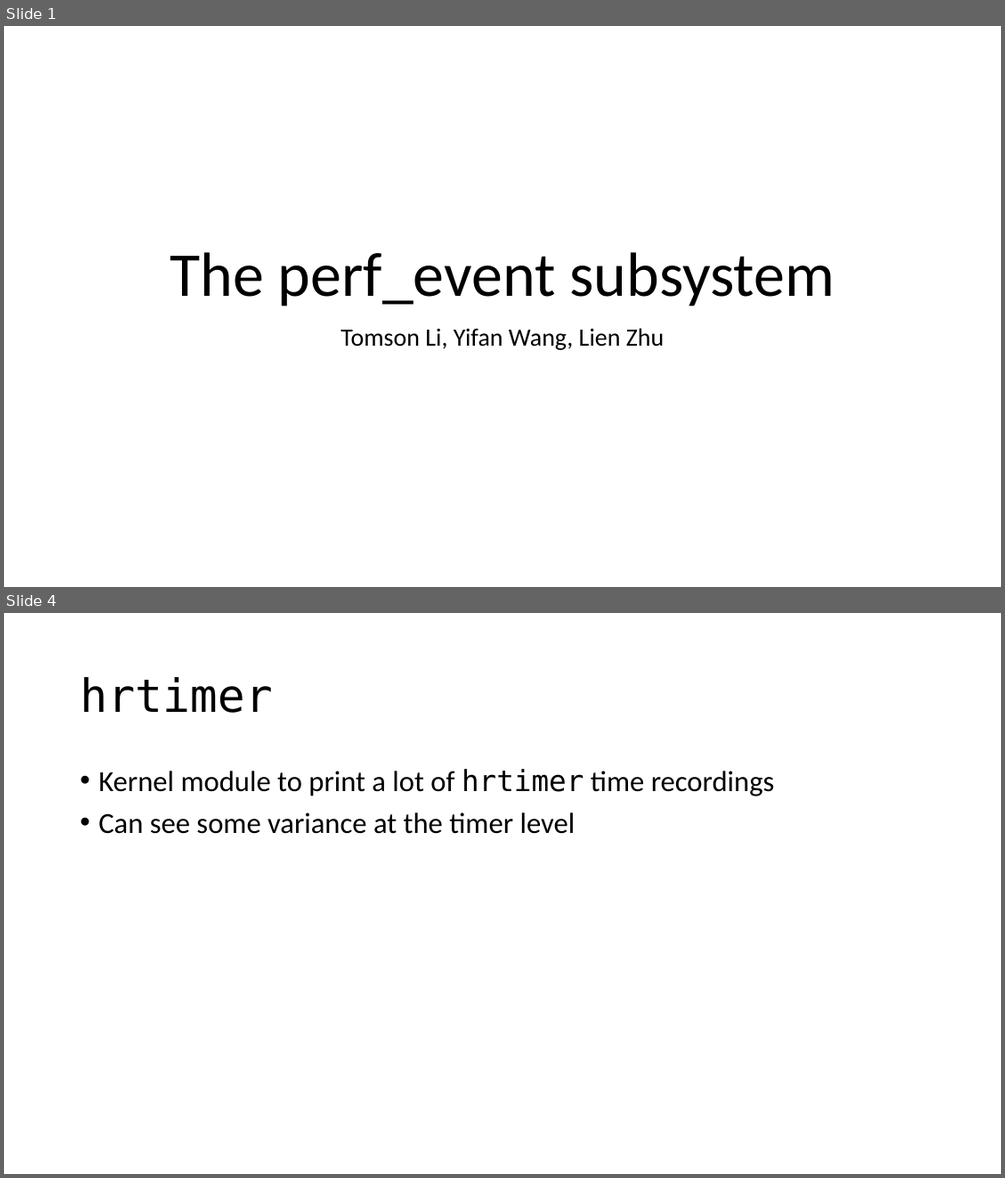
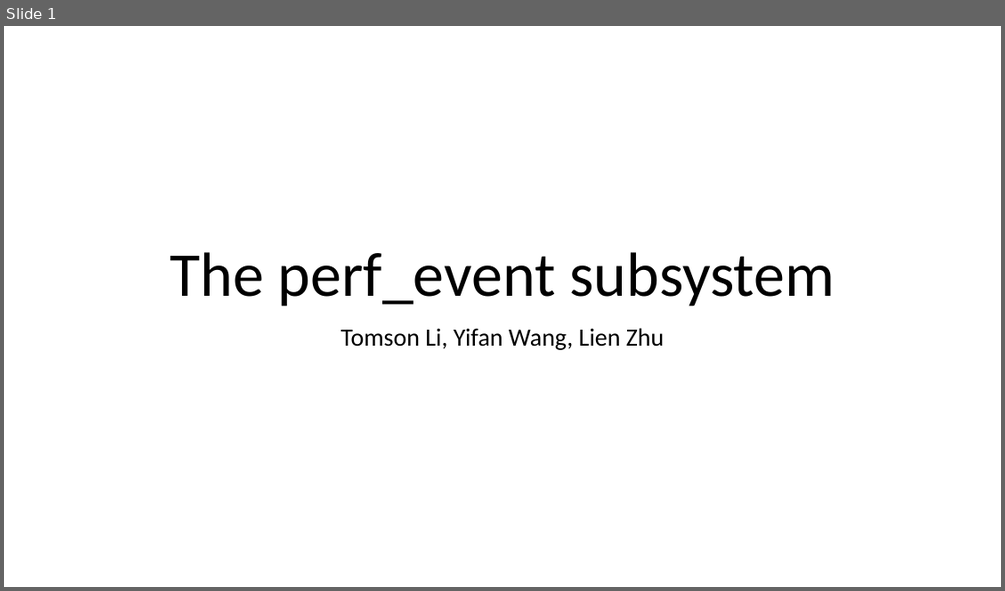
Before and after one commit to lienzhuzhu/project-522, a slide deck: midterm.pptx. Shown one above the other, each under a label of ours: slides 1 and 4 before the commit, slide 1 after it; the slides between them are not shown. The pictures are 1005x1178 and 1005x591 pixels, drawn with LibreOffice and Linux fonts; fonts in the diff are those of the drawing. Boxes give left, top, right and bottom in pixels: in the first picture for what was removed or moved away, otherwise in the second. Text is boxed around its words. In the diff, an @@ line names an element or a change of style, - is before the commit and + after.

```diff
--- a/midterm.pptx
+++ b/midterm.pptx
@@ slide 4 removed at (4, 613, 1001, 1174), background #FFFFFF @@
@@ title removed at (80, 677, 272, 713) @@
-hrtimer
@@ text removed at (98, 769, 775, 834) @@
-• Kernel module to print a lot of hrtimer time recordings
-• Can see some variance at the timer level
```
Also in this commit, not shown: 2 slides changed, 6 slides added.
